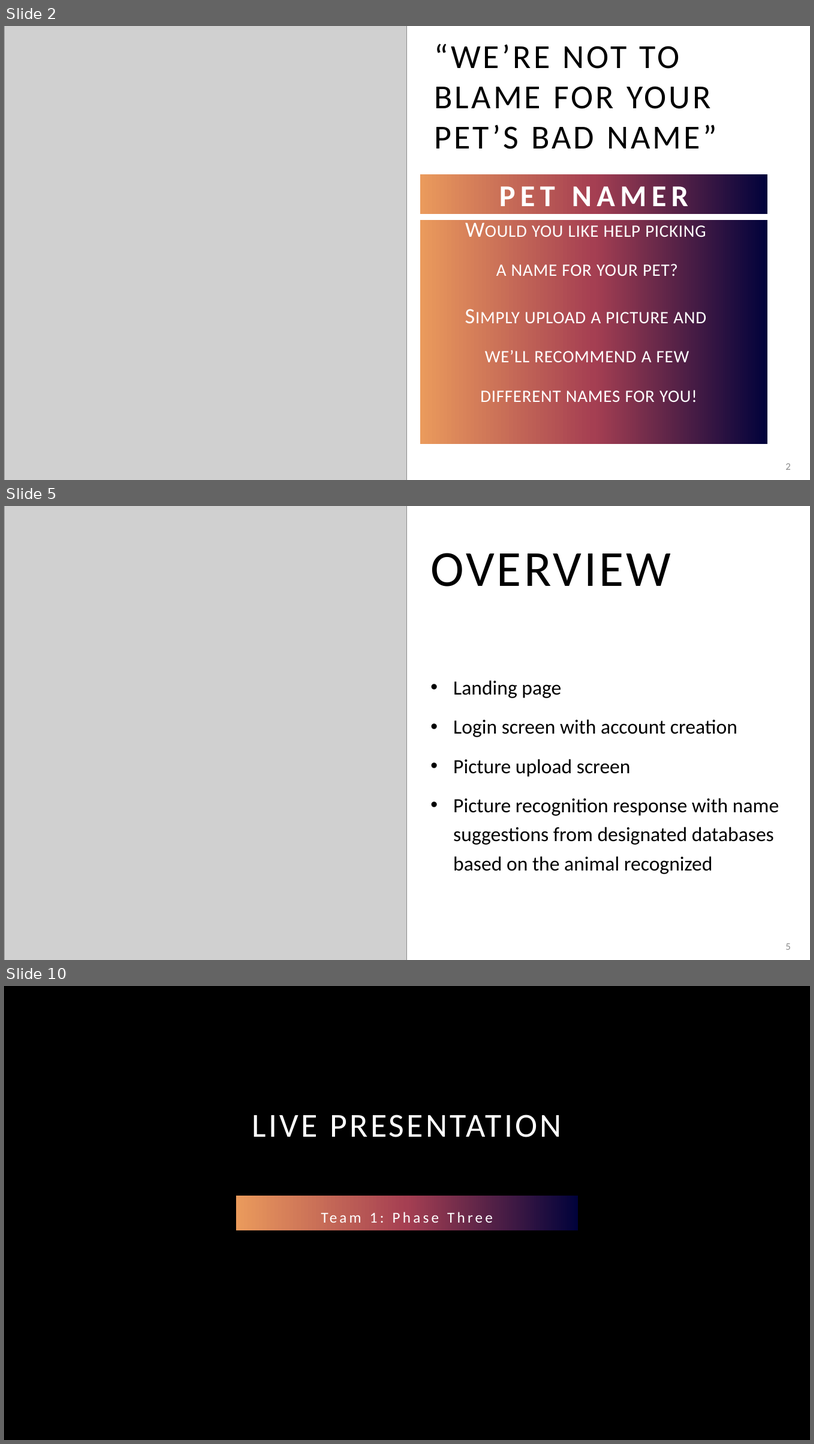
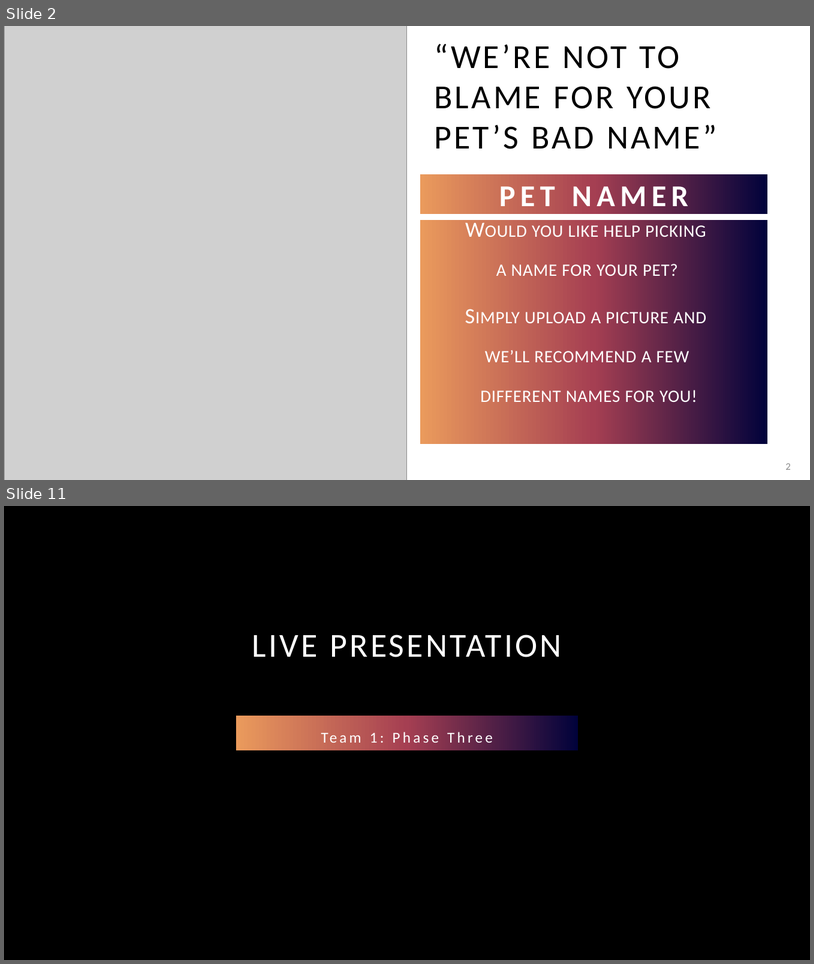
Before and after one commit to adriaonline/CPT200SP24-Team1, a slide deck: Phase 4 Docs/Phase 4 - Presentation.pptx. Shown one above the other, each under a label of ours: slides 2, 5 and 10 before the commit, slides 2 and 11 after it; the slides between them are not shown. The pictures are 814x1444 and 814x964 pixels, drawn with LibreOffice and Linux fonts; fonts in the diff are those of the drawing; grey boxes stand for pictures; background and template pictures are left out. Boxes give left, top, right and bottom in pixels: in the first picture for what was removed or moved away, otherwise in the second. Text is boxed around its words. In the diff, an @@ line names an element or a change of style, - is before the commit and + after.

```diff
--- a/Phase 4 Docs/Phase 4 - Presentation.pptx
+++ b/Phase 4 Docs/Phase 4 - Presentation.pptx
@@ slide 5 removed at <box>4,506,810,960</box>, background #FFFFFF @@
@@ picture removed at <box>4,506,408,960</box> @@
@@ title removed at <box>431,553,671,586</box> @@
-OVERVIEW
@@ text removed at <box>453,680,779,874</box> @@
-• Landing page
-• Login screen with account creation
-• Picture upload screen
-• Picture recognition response with name suggestions from designated databases based on the animal recognized
@@ page number removed at <box>786,943,791,949</box> @@
-5
@@ what was slide 10 is now slide 11 @@
```
Also in this commit, not shown: 8 slides added, 6 other slides removed, 2 other files.
